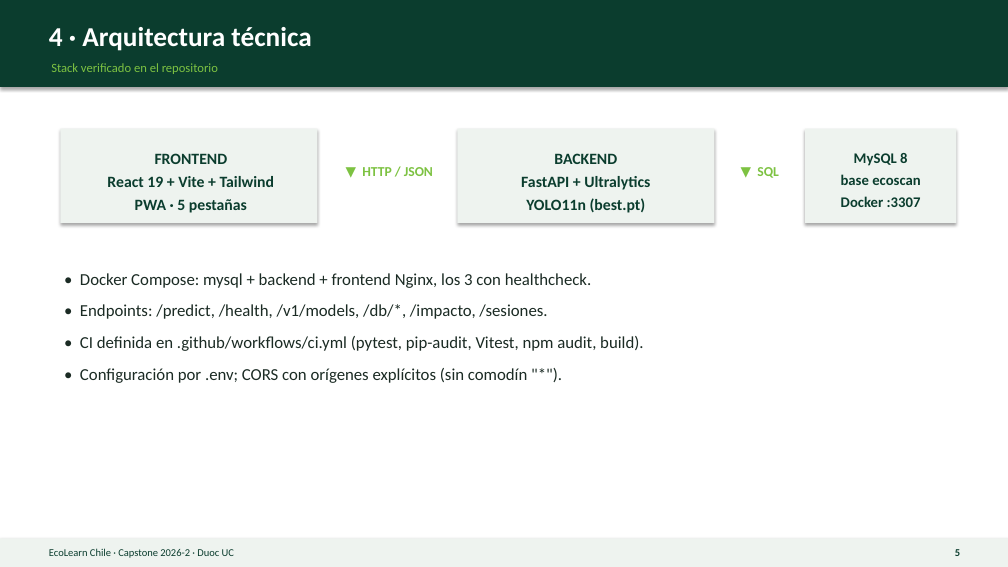
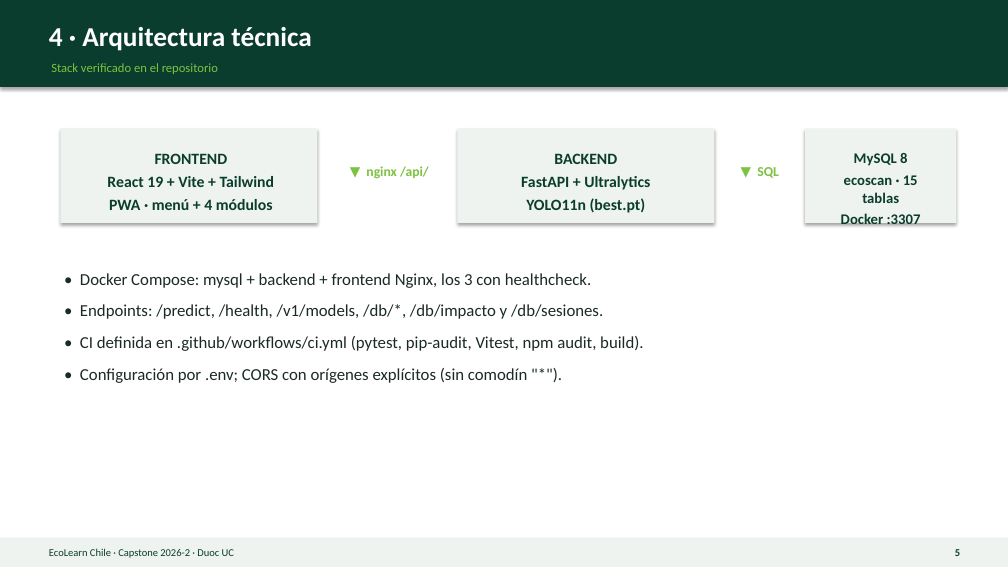
Before and after one commit to WiChanillao/Capstone_007, a slide deck: slide 5 of Fase 3/docs/presentacion/EcoLearn_Presentacion_Final_Fase3.pptx. Drawn at 1008x567 pixels with LibreOffice and Linux fonts; fonts in the diff are those of the drawing. Boxes give left, top, right and bottom in pixels: in the first picture for what was removed or moved away, otherwise in the second. Text is boxed around its words. In the diff, an @@ line names an element or a change of style, - is before the commit and + after.

```diff
--- a/Fase 3/docs/presentacion/EcoLearn_Presentacion_Final_Fase3.pptx
+++ b/Fase 3/docs/presentacion/EcoLearn_Presentacion_Final_Fase3.pptx
@@ text at [366, 166, 429, 179]: text changed @@
-▼ HTTP / JSON
+▼ nginx /api/
@@ text at [844, 175, 918, 203]: text changed @@
-base ecoscan
+ecoscan · 15 tablas
@@ text at [109, 199, 273, 210]: text changed @@
-PWA · 5 pestañas
+PWA · menú + 4 módulos
@@ text at [80, 304, 603, 319]: text changed @@
-• Endpoints: /predict, /health, /v1/models, /db/*, /impacto, /sesiones.
+• Endpoints: /predict, /health, /v1/models, /db/*, /db/impacto y /db/sesiones.
```
Also in this commit, not shown: 6 other slides changed, 18 other files.
